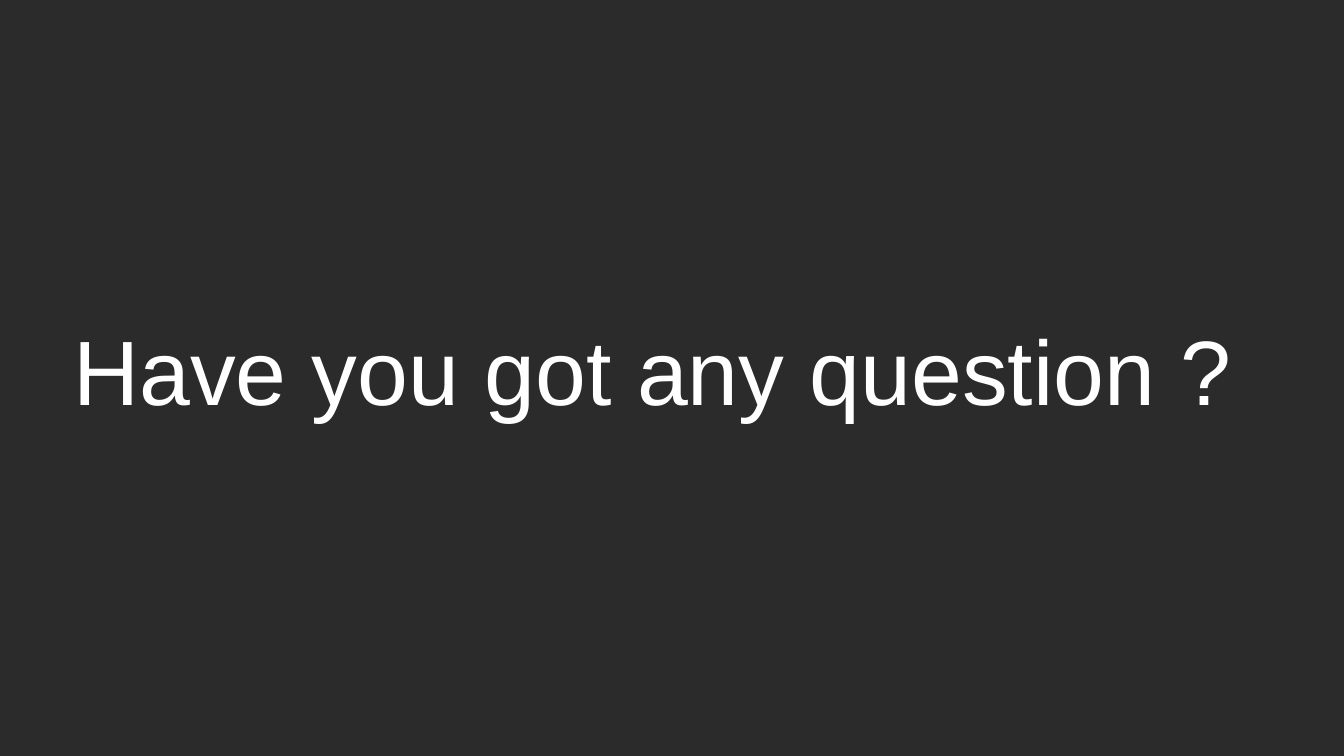
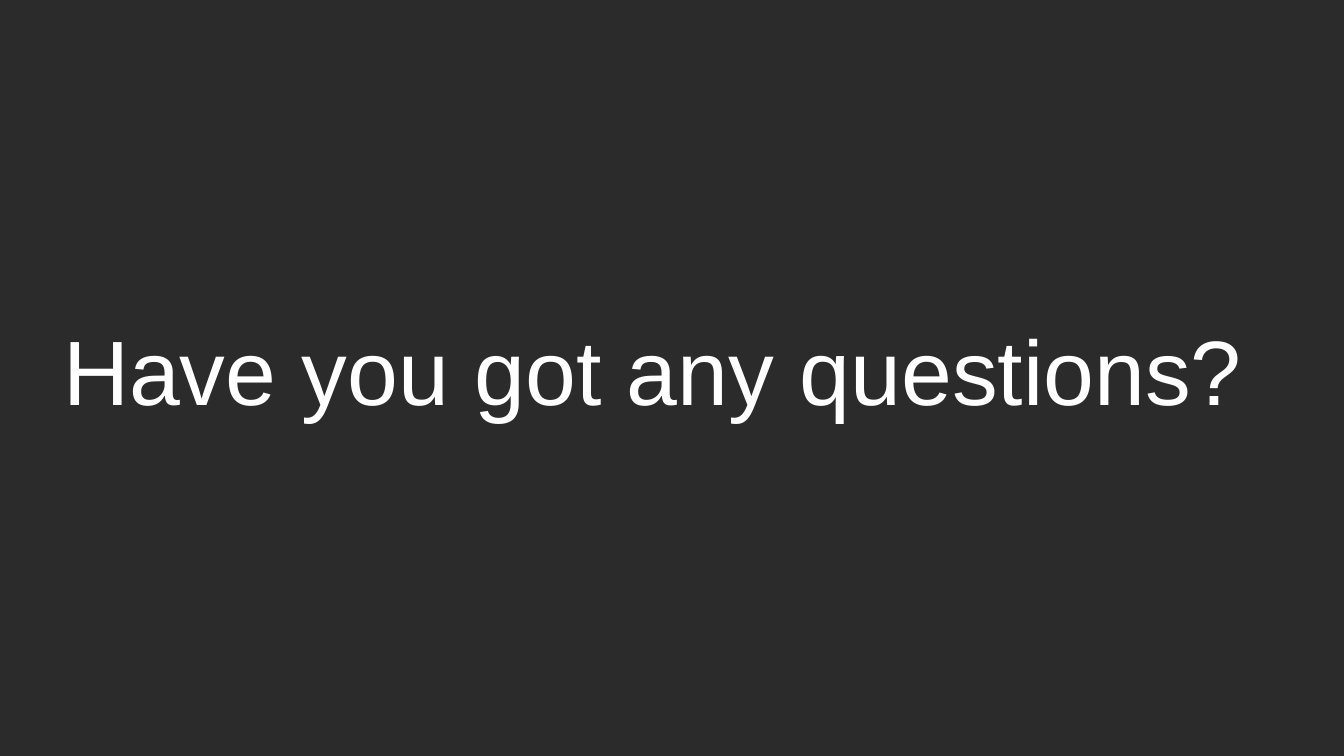
Before and after one commit to GiorgioCaculli/B2_TTMC_Doc, a slide deck: slide 20 of PowerPoint1.odp. Drawn at 1344x756 pixels with LibreOffice and Linux fonts; fonts in the diff are those of the drawing; background and template pictures are left out; a plain dark background stands for a picture behind light text. Boxes give left, top, right and bottom in pixels: in the first picture for what was removed or moved away, otherwise in the second. Text is boxed around its words. In the diff, an @@ line names an element or a change of style, - is before the commit and + after.

```diff
--- a/PowerPoint1.odp
+++ b/PowerPoint1.odp
@@ title at box(63, 338, 1242, 422): text changed @@
-Have you got any question ?
+Have you got any questions?
```
Also in this commit, not shown: 12 other slides changed, 1 slide added, 1 slide removed, 1 other file.
